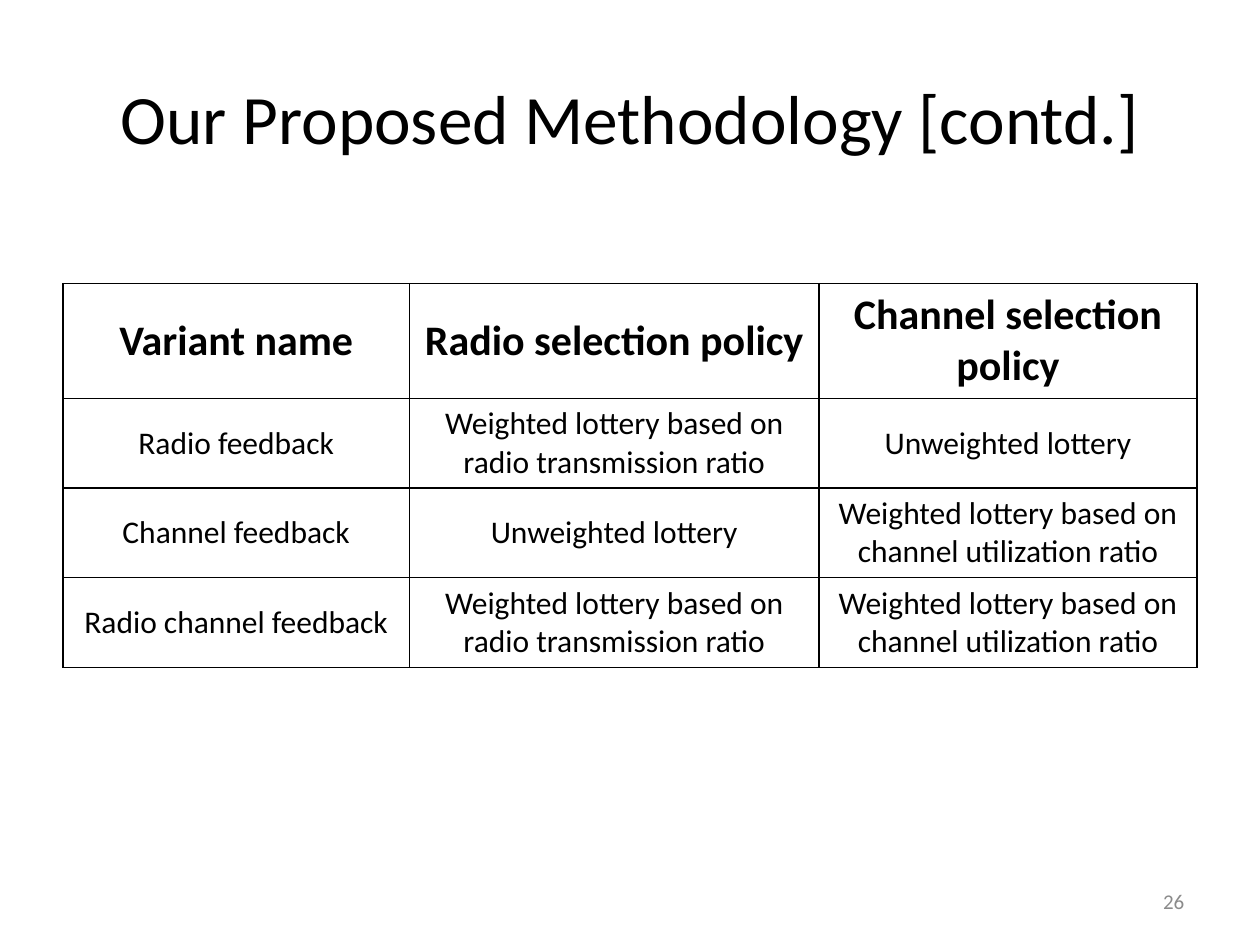
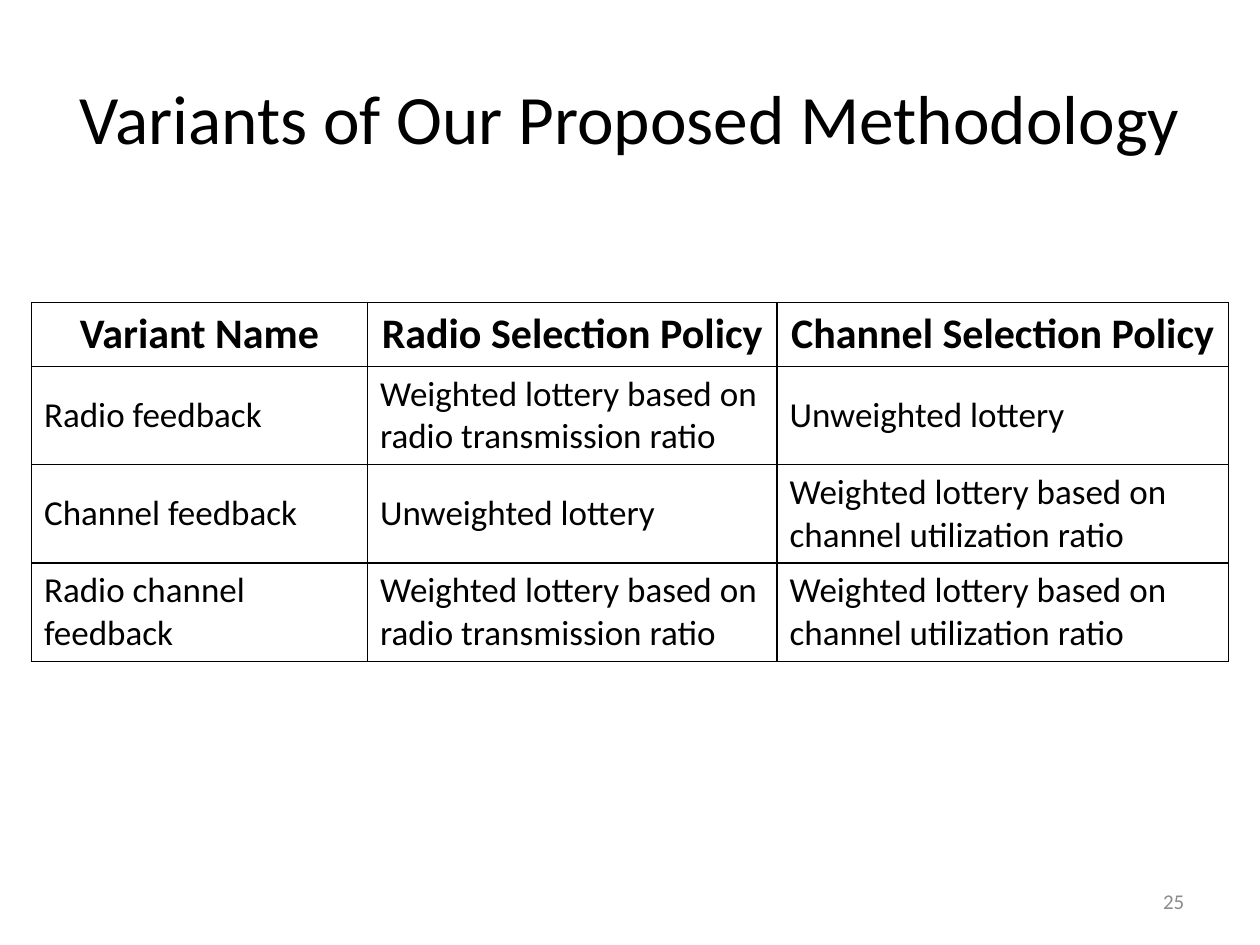
Before and after one commit to takhandipu/MSThesisPresentation, a slide deck: slide 25 of draft.pptx (slide 26 before the commit). Drawn at 1260x945 pixels with LibreOffice and Linux fonts; fonts in the diff are those of the drawing. Boxes give left, top, right and bottom in pixels: in the first picture for what was removed or moved away, otherwise in the second. Text is boxed around its words. In the diff, an @@ line names an element or a change of style, - is before the commit and + after.

```diff
--- a/draft.pptx
+++ b/draft.pptx
@@ title at box(80, 96, 1179, 156): text changed @@
-Our Proposed Methodology [contd.]
+Variants of Our Proposed Methodology
@@ table at box(32, 302, 1228, 655) @@
-row 1: Variant name | Radio selection policy | Channel selection policy
+row 1: Variant Name | Radio Selection Policy | Channel Selection Policy
@@ size 18 to 20 pt in "Radio feedback", "Weighted lottery based on radio transmission ratio", "Unweighted lottery", "Channel feedback" and 5 more places @@
@@ alignment centre to left @@
@@ table: place and size @@
-table at box(63, 284, 1197, 662)
+table at box(32, 302, 1228, 655)
@@ page number at box(1163, 895, 1184, 909): text changed @@
-26
+25
```
Also in this commit, not shown: 23 other slides changed, 1 slide added, 1 slide removed, 1 other file.
